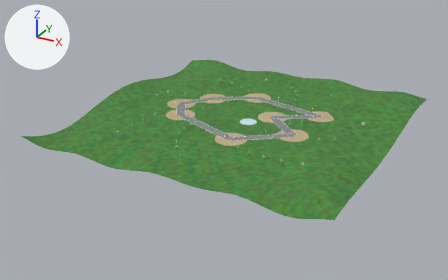
What one commit did to the glTF model apps/web/public/models/station.glb.
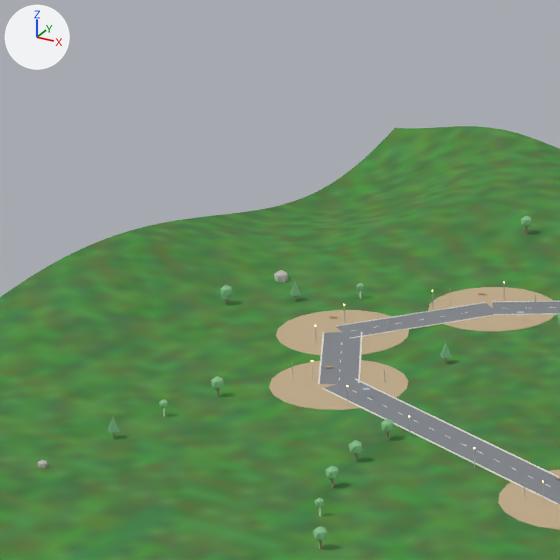
There are two pictures of each version: one whole from a camera (50 mm lens) standing at (193.2, -378.9, 167.7) and looking at (-8.2, -12.7, -15.4), one close up on the part from 24% to 51% of the width and 12% to 54% of the height. The axes (+X, +Y, +Z) are drawn at upper left. The lights are the same throughout. The first two pictures are the older version. Where no turn or scale is listed for an object, it has been applied to the vertices.

Names of what the first close-up shows: 'club.pad', 'forge.pad', 'road.asphalt.0', 'road.asphalt.1', 'road.asphalt.6', 'road.asphalt.7', 'terrain.grass', 'vault.pad', 'war.pad' and 23 more.
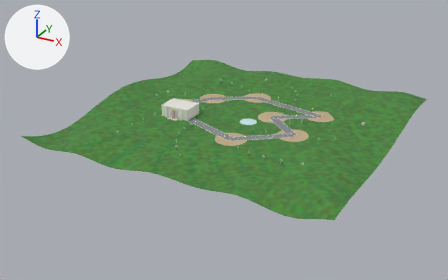
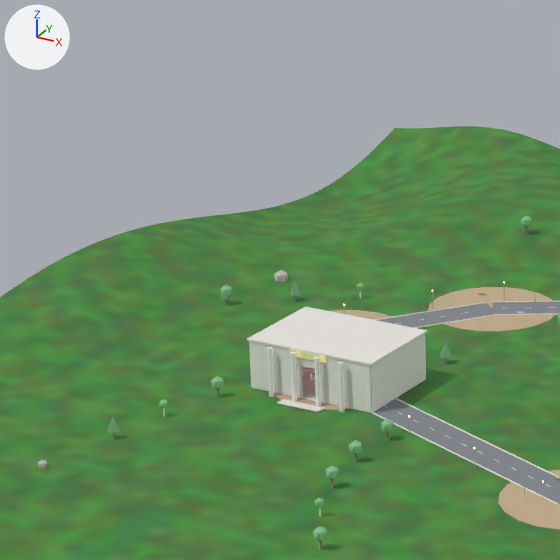
What the commit changed:
Material 'stone' (mat_stone) is new.
Its base color is (0.843, 0.82, 0.776) (white #edeae4).
Its metallic is 0.05.
Its roughness is 0.62.
Material 'marble' (mat_marble) is new.
Its base color is (0.937, 0.918, 0.886) (white #f8f6f2).
Its metallic is 0.08.
Its roughness is 0.32.
Material 'gold' (mat_gold) is new.
Its base color is (0.949, 0.698, 0.153) (yellow #f9da6d).
Its metallic is 0.92.
Its roughness is 0.22.
Its emission color is (0.35, 0.331, 0.231) (beige #a09c84).
Its emission strength is 1.0.
Mesh me_cube_121 is new.
It is a box spanning x -3.75..3.75, y -0.35..0.35, z -0.08..0.08.
It uses material mat_stone (white #edeae4).
Mesh me_cylinder_109 is new.
It is a 10-sided cylinder along z spanning x -0.4..0.4, y -0.42..0.42, z -4.0..4.0.
It uses material mat_marble (white #f8f6f2).
Mesh me_cube_118 is new.
It is a box spanning x -3.25..3.25, y -0.1..0.1, z -0.55..0.55.
It uses material mat_gold (yellow #f9da6d, glowing beige #a09c84).
Mesh me_cube_117 is new.
It is a box spanning x -11.4..11.4, y -8.4..8.4, z -0.2..0.2.
It uses material mat_stone (white #edeae4).
Mesh me_cube_116 is new.
It is a box spanning x -1.7..1.7, y -0.22..0.22, z -1.3..1.3.
It uses material mat_stone (white #edeae4).
Mesh me_cube_115 is new.
It is a box spanning x -4.65..4.65, y -0.22..0.22, z -4.0..4.0.
It uses material mat_stone (white #edeae4).
Mesh me_cube_113 is new.
It is a box spanning x -0.2..0.2, y -8.0..8.0, z -4.0..4.0.
It uses material mat_stone (white #edeae4).
Mesh me_cube_110 is new.
It is a box spanning x -11.0..11.0, y -8.0..8.0, z -0.1..0.1.
It uses material mat_marble (white #f8f6f2).
Object 'vault.step.2' (ob_vault_step_2) is new; it shows me_cube_121.
Its location is (-42.0, -29.6, 0.3).
Object 'vault.step.1' (ob_vault_step_1) is new; it shows a copy of me_cube_121.
Its location is (-42.0, -28.9, 0.2).
Object 'vault.step.0' (ob_vault_step_0) is new; it shows a copy of me_cube_121.
Its location is (-42.0, -28.2, 0.1).
Object 'vault.column.3' (ob_vault_column_3) is new; it shows me_cylinder_109.
Its location is (-35.5, -27.3, 4.0).
Object 'vault.column.2' (ob_vault_column_2) is new; it shows a copy of me_cylinder_109.
Its location is (-39.8, -27.3, 4.0).
Object 'vault.column.1' (ob_vault_column_1) is new; it shows a copy of me_cylinder_109.
Its location is (-44.2, -27.3, 4.0).
Object 'vault.column.0' (ob_vault_column_0) is new; it shows a copy of me_cylinder_109.
Its location is (-48.5, -27.3, 4.0).
Object 'vault.sign' (ob_vault_sign) is new; it shows me_cube_118.
Its location is (-42.0, -26.4, 7.6).
Object 'vault.roof' (ob_vault_roof) is new; it shows me_cube_117.
Its location is (-42.0, -18.0, 8.2).
Object 'vault.lintel' (ob_vault_lintel) is new; it shows me_cube_116.
Its location is (-42.0, -26.0, 6.9).
Object 'vault.jamb.R' (ob_vault_jamb_r) is new; it shows me_cube_115.
Its location is (-35.7, -26.0, 4.2).
Object 'vault.jamb.L' (ob_vault_jamb_l) is new; it shows a copy of me_cube_115.
Its location is (-48.3, -26.0, 4.2).
Object 'vault.wall.w' (ob_vault_wall_w) is new; it shows me_cube_113.
Its location is (-53.0, -18.0, 4.2).
Object 'vault.wall.e' (ob_vault_wall_e) is new; it shows a copy of me_cube_113.
Its location is (-31.0, -18.0, 4.2).
Object 'vault.floor' (ob_vault_floor) is new; it shows me_cube_110.
Its location is (-42.0, -18.0, 0.2).

Changed parts and their boxes (x1, y1, x2, y2) in the close-ups (560 x 560 px):
'vault.roof', added: after (247, 307, 428, 366)
'vault.wall.e', added: after (370, 334, 426, 412)
'vault.jamb.R', added: after (320, 357, 371, 413)
'vault.jamb.L', added: after (250, 341, 303, 398)
'vault.floor', added: after (255, 366, 370, 413)
'vault.column.3', added: after (338, 361, 345, 412)
'vault.column.0', added: after (267, 347, 274, 397)
'vault.column.2', added: after (314, 357, 321, 406)
'vault.column.1', added: after (290, 352, 297, 401)
'vault.sign', added: after (290, 349, 326, 363)
'vault.step.2', added: after (277, 401, 320, 412)
'vault.lintel', added: after (300, 358, 315, 369)
'vault.step.1', added: after (281, 400, 323, 411)
'vault.step.0', added: after (284, 399, 325, 410)
'vault.pad', unchanged, covered by the edit: before (269, 360, 408, 410); after (274, 392, 350, 410)
'club.pad', unchanged, covered by the edit: before (276, 310, 409, 355); after (331, 310, 392, 320)
'road.asphalt.7', unchanged, covered by the edit: before (320, 332, 361, 384)
